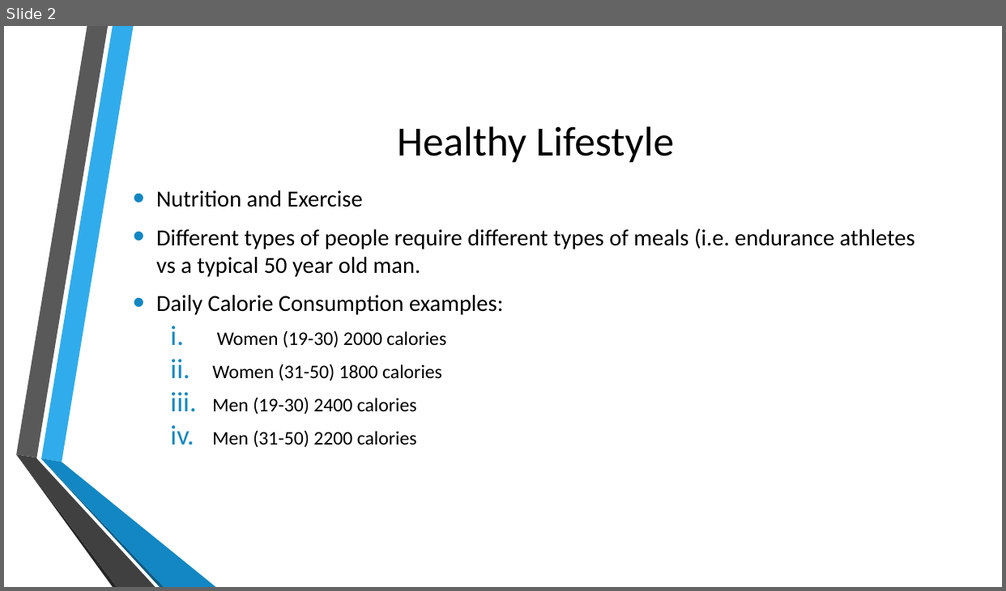
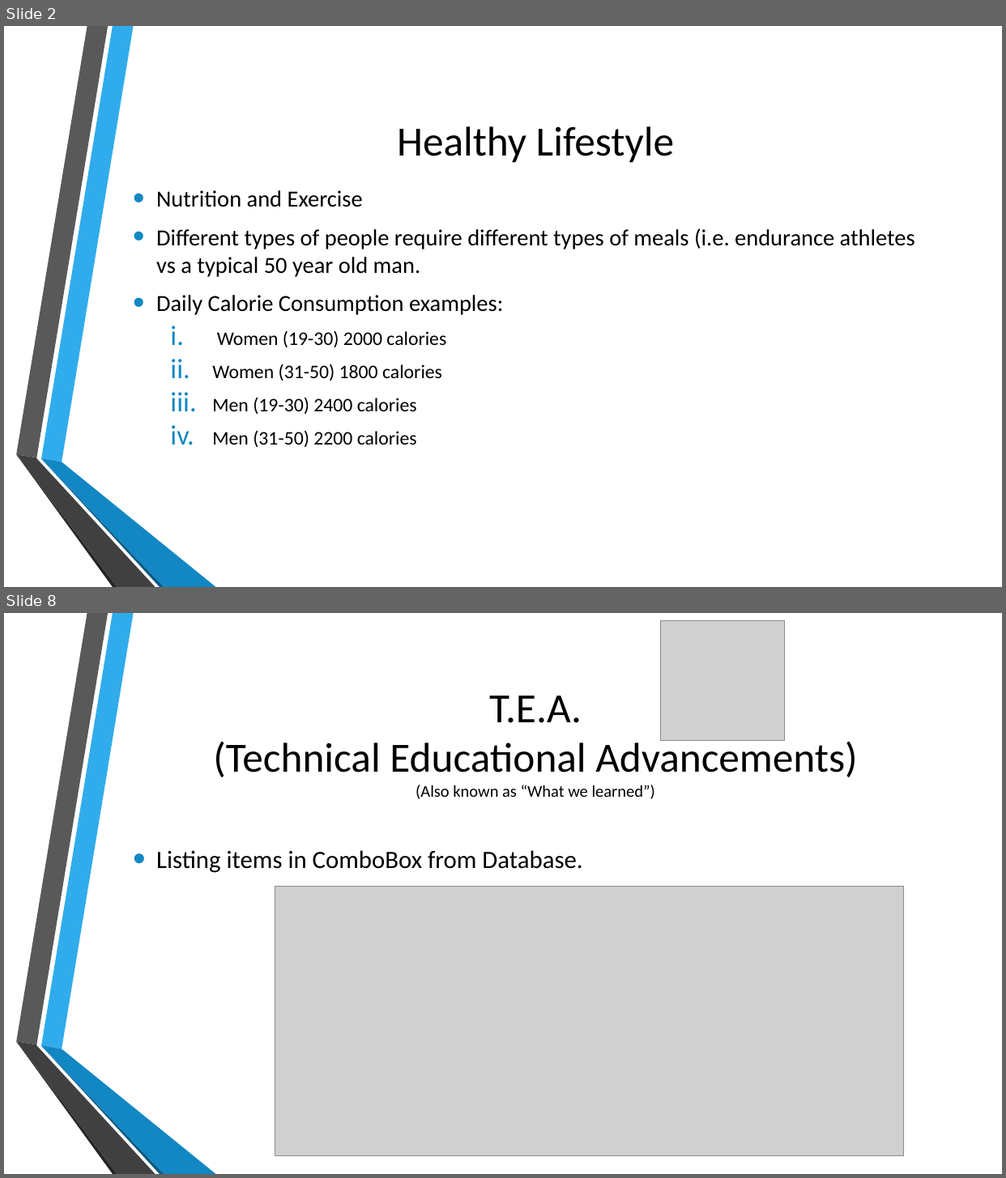
Before and after one commit to dpalucci/ProjectHealth, a slide deck: ProjectHealthPPT.pptx. Shown one above the other, each under a label of ours: slide 2 before the commit, slides 2 and 8 after it; the slides between them are not shown. The pictures are 1006x591 and 1006x1178 pixels, drawn with LibreOffice and Linux fonts; fonts in the diff are those of the drawing; grey boxes stand for pictures; background and template pictures are left out. Boxes give left, top, right and bottom in pixels: in the first picture for what was removed or moved away, otherwise in the second. Text is boxed around its words. In the diff, an @@ line names an element or a change of style, - is before the commit and + after.

```diff
--- a/ProjectHealthPPT.pptx
+++ b/ProjectHealthPPT.pptx
@@ slide 8 added at (x1=4, y1=613, x2=1002, y2=1174), background picture (left out); not listed: 6 template elements that a slide beside it also shows @@
@@ picture added at (x1=661, y1=620, x2=785, y2=741) @@
@@ title added at (x1=213, y1=696, x2=857, y2=799), 40 pt, text #000000 @@
+T.E.A.
+(Technical Educational Advancements)
+(Also known as “What we learned”)
@@ text added at (x1=156, y1=850, x2=582, y2=873), 24 pt, text #000000 @@
+• Listing items in ComboBox from Database.
@@ picture added at (x1=275, y1=886, x2=904, y2=1157) @@
```
Also in this commit, not shown: 2 slides changed, 7 other slides added, 8 other files.
